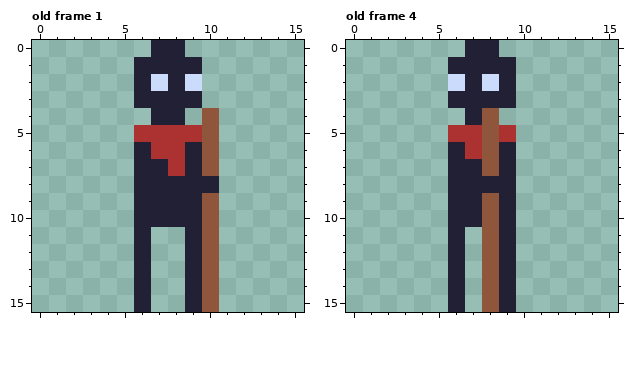
File history of a pixel-art file, Assets/Sprites/Player.aseprite. That is the earlier state.
16x16 pixels, 10 frames. Shown: old frame 1, old frame 4. The commit also changed other frames, which this record leaves out.
Now the later version:
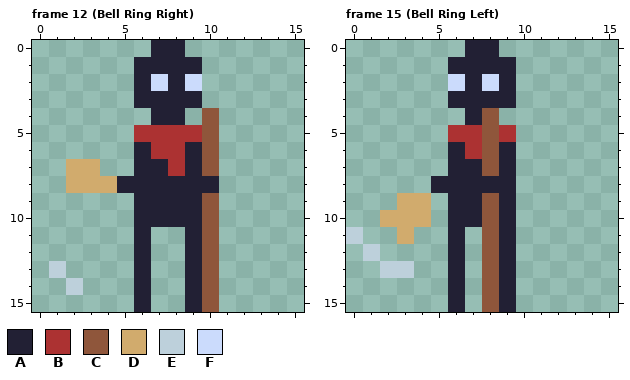
Palette (. is transparent): A #222034  B #ac3232  C #8f563b  D #d1ab6d  E #bdd0db  F #cbdbfc
A new or re-ordered frame is compared with the old frame closest to it.
From the commit log: add bell ringing animation
Change:
frames 10 -> 18
Frame 12 (Bell Ring Right) is new; against old frame 1, layer "Layer 1":
y 7: x 2..3 .. -> DD
y 8: x 2..5 .... -> DDDA
y 13: x 1 . -> E
y 14: x 2 . -> E
Frame 15 (Bell Ring Left) is new; against old frame 4, layer "Layer 1":
y 8: x 5 . -> A
y 9: x 3..4 .. -> DD
y 10: x 2..4 ... -> DDD
y 11: x 0 . -> E; x 3 . -> D
y 12: x 1 . -> E
y 13: x 2..3 .. -> EE
Pixel boxes of the changes (left, top, right, bottom) in both pictures:
added: (66, 159, 134, 193)
added: (49, 261, 83, 295)
added: (346, 176, 448, 278)
